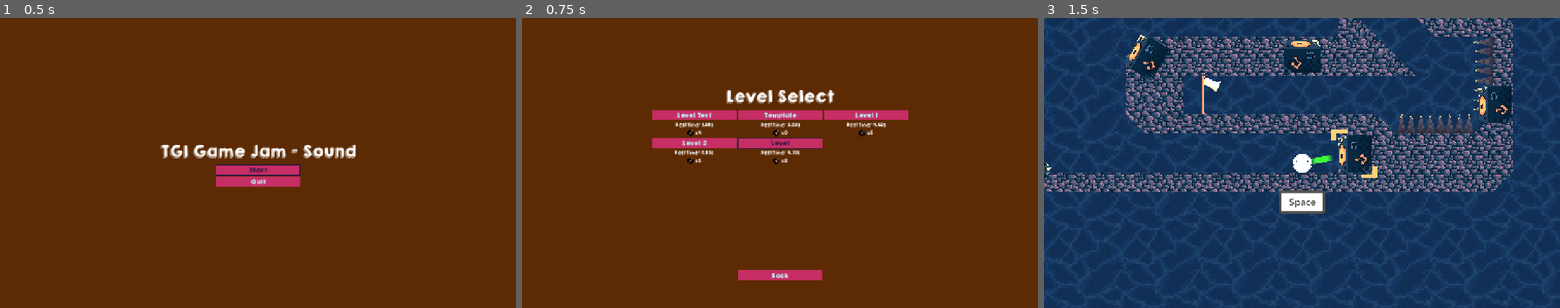
Above: before the commit, frames 1-3 (left to right).
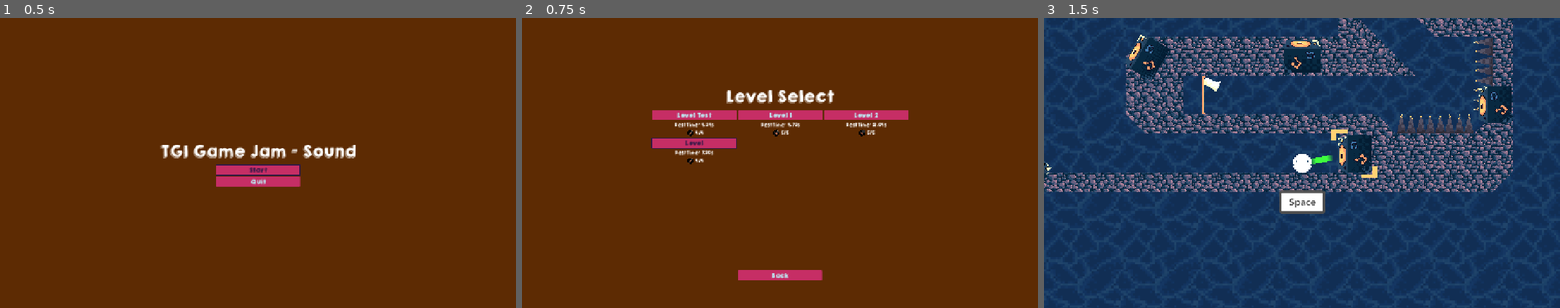
Above: after the commit, the same moments.

Repository: Smijj/GameJam-Sound
Game: Godot game, scene res://LMS/Scenes/Main.tscn
The game is run twice, just before and just after one commit, with the same random seed, the same clock (stepped at 60 frames per second) and the same inputs. Sound files missing from this copy of the repository are replaced by a short silence.
Inputs:
- Up to frame 1 (0.5 s): no input
- Up to frame 2 (0.75 s): click "Start" at 0.5 s
- Up to frame 3 (1.5 s): click "Level 1" at 1.25 s

Frame 1 is identical in both runs. In frame 2, 1.4% of the frame differs, in the area x 25-71%, y 32-51%; in frame 3, nothing differs.

Commit message:
+ Created a editor button to clear existing save data for dev use (its in the LevelResource) + Changed how collectables are stored so that each level can show the total number of collectables (only after its been loaded at least once tho, before that it'll show "?")

Diff:
--- a/Gd.gameJam-sound/LMS/Scripts/Collectable.gd
+++ b/Gd.gameJam-sound/LMS/Scripts/Collectable.gd
@@ -3,8 +3,12 @@
 @export var _SFXCollect: AudioStream
 
 func _ready() -> void:
-	# Don't show collectable if its already been collected
-	if LevelManager.CurrentLevelData.Collectables.has(get_path()):
+	# Gets the status of the collectable from the saved LeveData if its already recorded the LeveData,
+	# otherwise add this collectable to the LeveData with a value of false
+	var collectableFound: bool = LevelManager.CurrentLevelData.Collectables.get_or_add(get_path(), false)
+	LevelManager.SaveLevelData()
+	# if its in the LevelData and been found already, hide this collectable
+	if collectableFound == true:
 		_Hide()
 		return
 
@@ -12,8 +16,8 @@
 
 func _OnBodyEnteredArea(body: Node2D) -> void:
 	# Collect
-	if !LevelManager.CurrentLevelData.Collectables.has(get_path()):
-		LevelManager.CurrentLevelData.Collectables.append(get_path())
+	if LevelManager.CurrentLevelData.Collectables.has(get_path()):
+		LevelManager.CurrentLevelData.Collectables.set(get_path(), true)
 		LevelManager.SaveLevelData()
 
 	# Play collect SFX
Not shown, changed: Gd.gameJam-sound/Addons/levelmanager/LevelsResource.tres
Not shown, changed: Gd.gameJam-sound/Addons/levelmanager/Scripts/LevelDataResource.gd
Not shown, changed: Gd.gameJam-sound/Addons/levelmanager/Scripts/LevelInteractable.gd
Not shown, changed: Gd.gameJam-sound/Addons/levelmanager/Scripts/LevelSelectMenu.gd
Not shown, changed: Gd.gameJam-sound/Addons/levelmanager/Scripts/LevelsResource.gd
